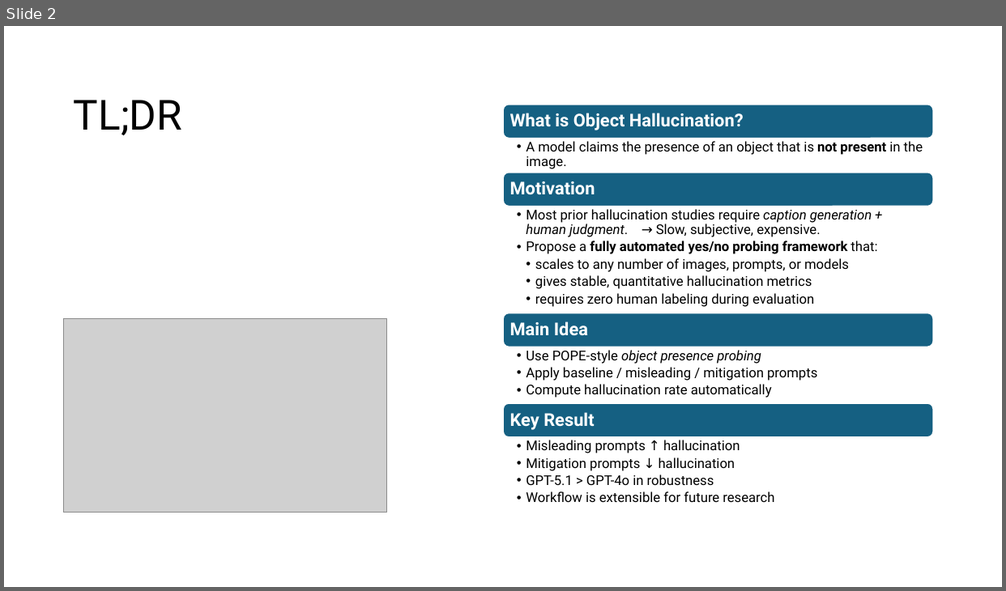
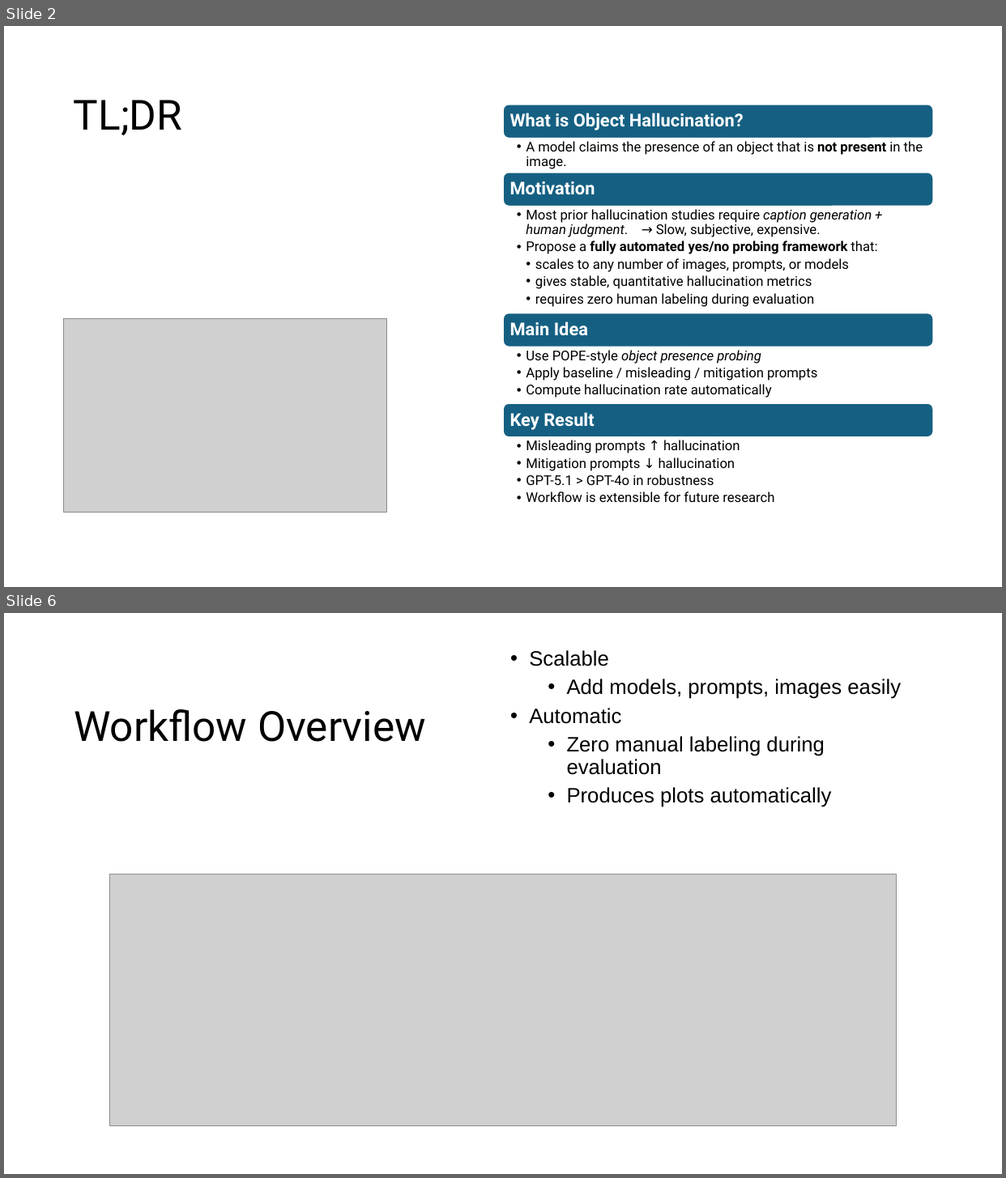
Before and after one commit to xxiao053/MRP--Mini-Research-Problem, a slide deck: presentation/A Scalable Workflow for Evaluating Object Hallucination in Multimodal LLMs.pptx. Shown one above the other, each under a label of ours: slide 2 before the commit, slides 2 and 6 after it; the slides between them are not shown. The pictures are 1006x591 and 1006x1178 pixels, drawn with LibreOffice and Linux fonts; fonts in the diff are those of the drawing; grey boxes stand for pictures. Boxes give left, top, right and bottom in pixels: in the first picture for what was removed or moved away, otherwise in the second. Text is boxed around its words. In the diff, an @@ line names an element or a change of style, - is before the commit and + after.

```diff
--- a/presentation/A Scalable Workflow for Evaluating Object Hallucination in Multimodal LLMs.pptx
+++ b/presentation/A Scalable Workflow for Evaluating Object Hallucination in Multimodal LLMs.pptx
@@ slide 6 added at (4, 613, 1002, 1174), background #FFFFFF @@
@@ rectangle added at (4, 613, 1002, 843), fill #FFFFFF @@
@@ text added at (529, 650, 901, 807), 20 pt, text #000000 @@
+• Scalable
+  • Add models, prompts, images easily
+• Automatic
+  • Zero manual labeling during evaluation
+  • Produces plots automatically
@@ title added at (74, 709, 426, 742), 40 pt, text #000000 @@
+Workflow Overview
@@ picture added at (109, 875, 897, 1126) @@
```
Also in this commit, not shown: 2 slides changed, 10 other slides added.
